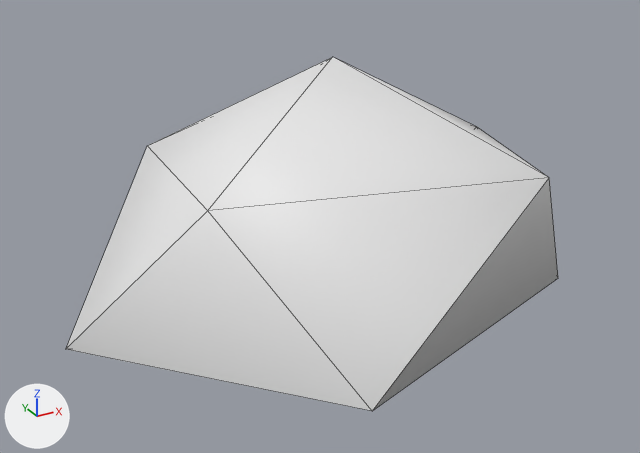
An edit to the glTF model models/variants/boulder_big_v1.glb, drawn before and after from the same camera.
Rendered twice from a 50 mm lens placed at (-1.68, -2.95, 1.79), pointed at (-0.09, -0.05, 0.35). Arrows for +X, +Y and +Z are at lower left; the lights stay in place. The first picture is the older version. Mesh edges are drawn as thin lines. Vertices at exactly the same position are counted once.

Objects in the first picture: 'Boulder'.
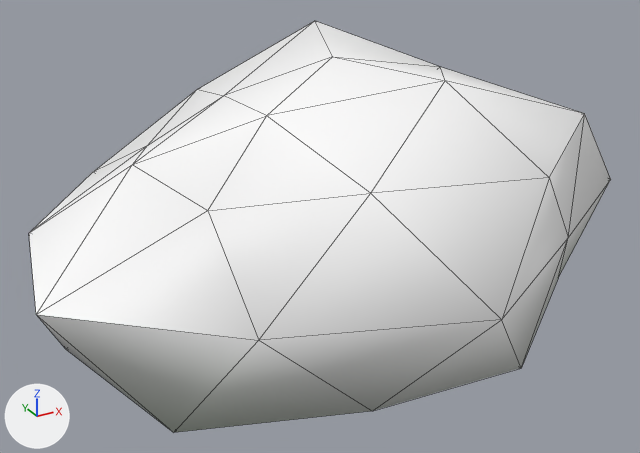
Changed parts and their boxes [x1, y1, x2, y2] in the pictures (640 x 453 px):
'Boulder', reshaped (18% wider, 16% taller)
    before: [66, 57, 558, 411]
    after: [29, 21, 611, 432]

Edits to the bpy script that builds the scene:
```text
Add mat_defaultmaterial:
    mat_defaultmaterial = bpy.data.materials.new('DefaultMaterial')
    mat_defaultmaterial.use_nodes = True; mat_defaultmaterial.node_tree.nodes.clear()
    _N = mat_defaultmaterial.node_tree.nodes; _L = mat_defaultmaterial.node_tree.links
    n0 = _N.new('ShaderNodeOutputMaterial'); n0.name = 'Material Output'
    n1 = _N.new('ShaderNodeBsdfPrincipled'); n1.name = 'Principled BSDF'
    n2 = _N.new('ShaderNodeVertexColor'); n2.name = 'Color Attribute'
    _L.new(n1.outputs[0], n0.inputs[0])  # 'BSDF' to 'Surface'
    _L.new(n2.outputs[0], n1.inputs[0])  # 'Color' to 'Base Color'
Change me_boulder:
    used by ob_boulder; location = (0.0, 0.0, 0.0)
    remove me_boulder.from_pydata(...)  # 12 vertices, 20 faces; spans x -1.14..0.82, y -0.89..0.88, z -0.31..1.02
    add me_boulder.from_pydata(...)  # 42 vertices, 80 faces; spans x -1.28..1.23, y -1.08..0.93, z -0.31..1.06
    me_boulder part 1
    20 faces are deleted
    30 vertices are added at x -1.28..1.23, y -1.08..0.93, z -0.16..1.06
    80 new faces join them
    add me_boulder.materials.append(mat_defaultmaterial)
```
